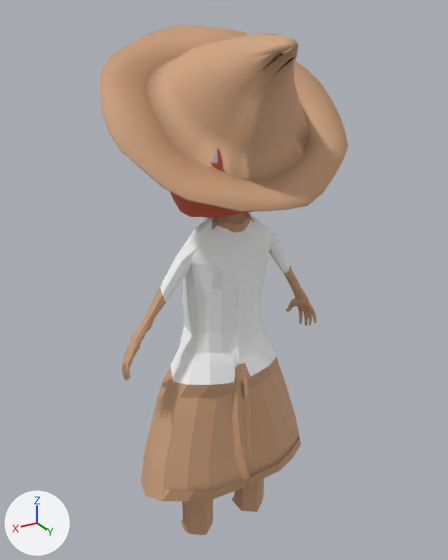
The FBX model Assets/POstać.fbx: old version first, new version second.
Both versions are drawn from a 50 mm lens placed at (2.82, 2.86, 5.48), pointed at (1.12, 0.02, 4.06). Every picture has the same lights, and +X, +Y and +Z are marked at lower left. Where no turn or scale is listed for an object, it has been applied to the vertices.

Before the edit, the objects in view are built like this:
```python
me_cylinder_003 = bpy.data.meshes.new('Cylinder.003')
me_cylinder_003.from_pydata(...)  # 1988 vertices, 1990 faces; spans x -0.68..0.68, y -0.37..0.63, z -0.06..3.07
# faces by material slot: [1508, 254, 88, 6, 20, 114]
me_cylinder_003.materials.append(mat_material_005)  # brown #cfa37f
me_cylinder_003.materials.append(mat_material_004)  # white #ffffff
me_cylinder_003.materials.append(mat_material_013)  # red #d15d42
me_cylinder_003.materials.append(mat_material_012)  # light grey #d1d1d1
me_cylinder_003.materials.append(mat_black_001)  # dark blue #485163
me_cylinder_003.materials.append(mat_material_009)  # white #ffffff
ob_cylinder_002 = bpy.data.objects.new('Cylinder.002', me_cylinder_003)
ob_cylinder_002.location = (1.106, 0.0, 2.349)
```
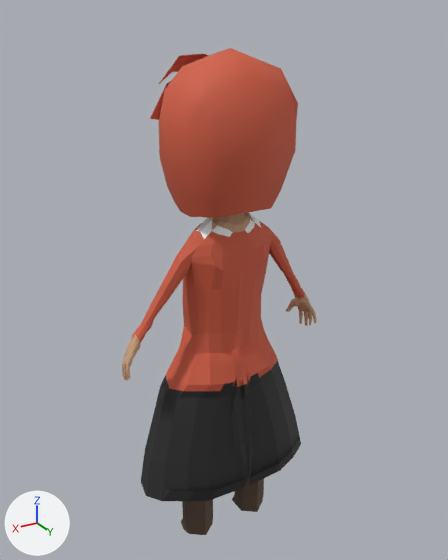
Boxes (x1, y1, x2, y2) around the edits, measured in the pictures (448 x 560 px):
```json
{"object": "Cylinder.002", "change": "reshaped", "before": [100, 26, 348, 535], "after": [122, 48, 317, 535], "on screen": "21% narrower"}
{"part": 1, "of": "me_cylinder_003", "change": "deleted", "before": [100, 26, 348, 212], "on screen": "brown"}
{"part": 2, "of": "me_cylinder_003", "change": "recoloured", "before": [132, 266, 305, 391], "after": [132, 266, 305, 391], "on screen": "brown to red"}
{"part": 3, "of": "me_cylinder_003", "change": "recoloured", "before": [141, 361, 301, 501], "after": [141, 361, 301, 501], "on screen": "brown to black"}
{"part": 4, "of": "me_cylinder_003", "change": "recoloured", "before": [181, 479, 264, 535], "after": [181, 479, 264, 535]}
{"part": 5, "of": "me_cylinder_003", "change": "recoloured", "before": [160, 221, 290, 385], "after": [160, 221, 290, 385], "on screen": "grey to red"}
{"part": 6, "of": "me_cylinder_003", "change": "recoloured", "before": [211, 150, 218, 163], "after": [195, 77, 298, 164]}
```

The change, as JSON lines over the scene's bpy script:
```json
{"op": "add", "block": "mat_material_003", "code": ["mat_material_003 = principled_material('Material.003')", "mat_material_003.base_color = (0.0985, 0.06, 0.0371)  # brown #584536", "mat_material_003.roughness = 0.69"]}
{"op": "add", "block": "mat_material_002", "code": ["mat_material_002 = principled_material('Material.002')", "mat_material_002.base_color = (0.022, 0.0201, 0.0219)  # black #292729", "mat_material_002.roughness = 0.693"]}
{"block": "me_cylinder_003", "where": "# used by ob_cylinder_002; location = (1.106, 0.0, 2.349)"}
{"op": "remove", "block": "me_cylinder_003", "code": "me_cylinder_003.from_pydata(...)  # 1988 vertices, 1990 faces; spans x -0.68..0.68, y -0.37..0.63, z -0.06..3.07"}
{"op": "add", "block": "me_cylinder_003", "code": "me_cylinder_003.from_pydata(...)  # 1739 vertices, 1732 faces; spans x -0.66..0.66, y -0.31..0.36, z -0.06..2.98"}
{"block": "me_cylinder_003", "change": "me_cylinder_003 part 1: the loose piece of 249 vertices spanning x -0.68..0.68, y -0.37..0.63, z 2.25..3.07 is deleted"}
{"block": "me_cylinder_003", "change": "me_cylinder_003 part 2: 178 faces spanning x -0.58..0.59, y -0.25..0.21, z 1.08..2.02 switch from mat_material_005 (brown #cfa37f) to mat_material_013 (red #d15d42)"}
{"block": "me_cylinder_003", "change": "me_cylinder_003 part 3: 196 faces spanning x -0.58..0.58, y -0.28..0.3, z 0.39..1.18 switch from mat_material_005 (brown #cfa37f) to mat_material_002 (black #292729)"}
{"block": "me_cylinder_003", "change": "me_cylinder_003 part 4: 98 faces spanning x -0.34..0.34, y -0.16..0.12, z -0.06..0.9 switch from mat_material_005 (brown #cfa37f) to mat_material_003 (brown #584536)"}
{"block": "me_cylinder_003", "change": "me_cylinder_003 part 5: 236 faces spanning x -0.43..0.43, y -0.24..0.21, z 1.14..2.08 switch from mat_material_004 (white #ffffff) to mat_material_013 (red #d15d42)"}
{"block": "me_cylinder_003", "change": "me_cylinder_003 part 6: 6 faces spanning x -0.3..0.3, y 0.23..0.36, z 2.47..2.86 switch from mat_material_012 (light grey #d1d1d1) to mat_material_013 (red #d15d42)"}
```
